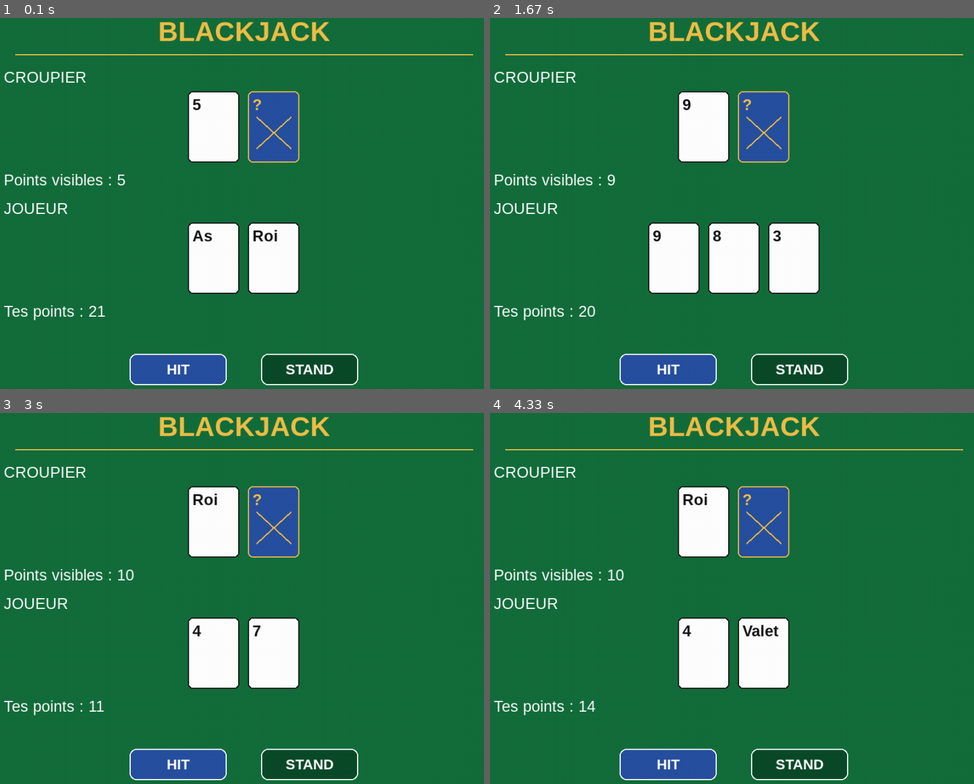
Above: before the commit, frames 1-4 (two rows, left to right).
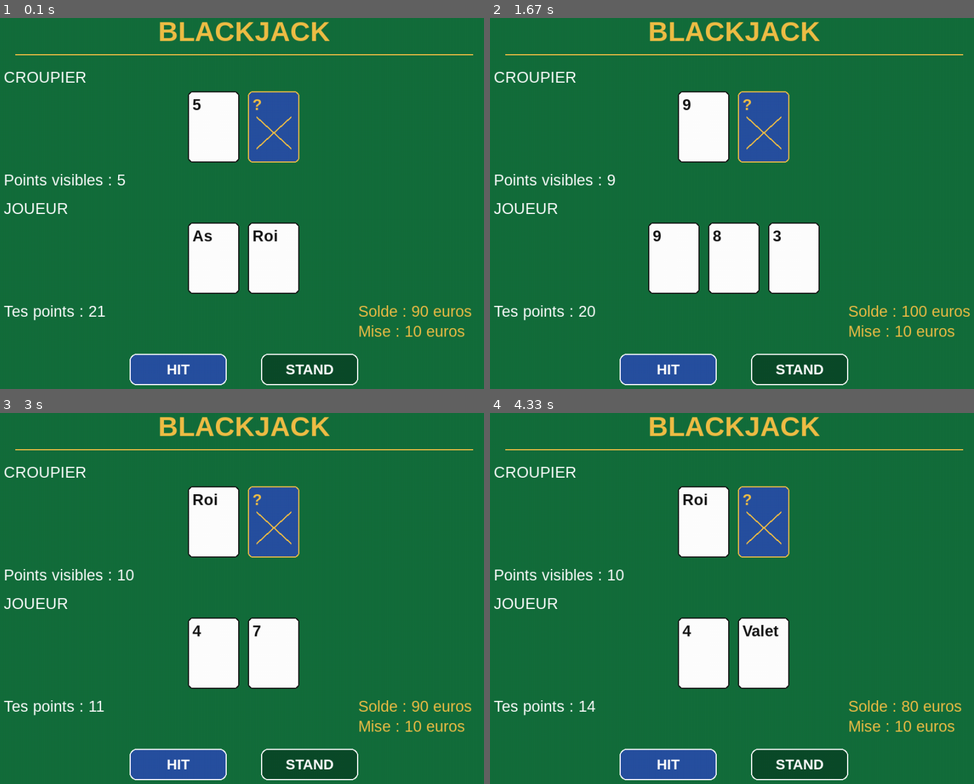
Above: after the commit, the same moments.

Repository: LawBypass/Royal-Casino
Game: pygame game, started from BLACKJACK/blackjackv2.py
Two runs of this game, one before a commit and one after it. Both use one fixed random seed, a clock stepped at 60 frames per second and the inputs below.
Inputs:
- Up to frame 1 (0.1 s): no input
- Up to frame 2 (1.67 s): click "STAND" at 0.38 s; click "REJOUER" at 0.72 s; click "HIT" at 1.05 s
- Up to frame 3 (3 s): click "HIT" at 2.38 s; click "REJOUER" at 2.72 s
- Up to frame 4 (4.33 s): click "STAND" at 3.05 s; click "REJOUER" at 3.88 s

The runs differ from the first frame. In frame 1, 0.6% of the frame differs, in the area x 74-98%, y 77-86%; in frame 2, 0.6%, in the area x 74-100%, y 77-86%; in frame 3, 0.6%; in frame 4, 0.6%.

Commit message:
Refactor blackjack game interface and logic

Diff:
--- a/BLACKJACK/interface_black_jack.py
+++ b/BLACKJACK/blackjackv2.py
@@ -1,36 +1,46 @@
 
-# jeu blackjack
+# jeu blackjack + histoire (si je suis assez motive)
 # J'ai utilise l'IA pour comprendre le fonctionnement du blackjack
-# et pour m'aider a creer l'interface graphique.
+# et pour m'aider a creer l'interface graphique et bcp de choses avec pygame surtout les modules.
 
 import random
 import pygame
 import math
 
+
+#initialise les modules de Pygame necessaires au fonctionnement du jeu.
 pygame.init()
 
-# Creation de la fenetre
+
+
+# Creer la fenetre 1000x700
 LARGEUR = 1000
 HAUTEUR = 700
+#surface jeu par la variable ecran
 ecran = pygame.display.set_mode((LARGEUR, HAUTEUR))
-pygame.display.set_caption("Mon Blackjack")
-
-# Les couleurs
+
+#titre du jeu
+pygame.display.set_caption("Jeu blackjack")
+
+# chaque couleur est definie par 3 nombres, rouge vert bleu.
 VERT = (20, 110, 60)
 VERT_FONCE = (12, 75, 42)
 BLANC = (255, 255, 255)
 NOIR = (20, 20, 20)
 OR = (240, 190, 70)
-GRIS = (190, 190, 190)
+#GRIS = (190, 190, 190) pas besoin de l'utiliser
 BLEU = (40, 80, 160)
 
 # Les polices
+# arial = nom de la police, 48 la taille, bold = gras
 police_titre = pygame.font.SysFont("arial", 48, bold=True)
 police_texte = pygame.font.SysFont("arial", 27)
 police_carte = pygame.font.SysFont("arial", 27, bold=True)
 police_resultat = pygame.font.SysFont("arial", 32, bold=True)
 police_bouton = pygame.font.SysFont("arial", 25, bold=True)
 
+
+# Cree une horloge pour limiter la frequence de la boucle principale
 horloge = pygame.time.Clock()
 
 # Les differentes cartes
@@ -48,7 +58,6 @@
 }
 
 # Fonction pour calculer les points
-# Cette partie est inspiree de mon code precedent.
 # L'As peut valoir 1 ou 11 selon la situation.
 
 def calculer_points(main):
@@ -56,43 +65,51 @@
     nombre_as = 0
 
     for carte in main:
-        if isinstance(carte, int):
-            x += carte
-        elif carte == "As":
-            x += 11
-            nombre_as += 1
+        if isinstance(carte, int):  #isinstance verifie si la carte est un int
+            x += carte              #ajoute a x la valeur de la carte (addition)
+        elif carte == "As":         #si la carte est un as,
+            x += 11                 # on ajoute 11
+            nombre_as += 1          # 0 + 1 = 1 donc le nombre as vaut 1
         else:
-            x += valeurs_cartes[carte]
+            x += valeurs_cartes[carte] # on donne a x une valeur de valeurs_cartes
 
     while x > 21 and nombre_as > 0:
-        x -= 10
-        nombre_as -= 1
-
-    return x
+        x -= 10                         #retire 10 pts pour faire passer un as de 11 a 1
+        nombre_as -= 1                  #diminue nombre_as de 1 -1
+
+    return x                            # donne x
 
 
 # Les boutons de l'interface
+#.rect = rectangle(position horizontale x, position verticale y,largeur,hauteur)
 bouton_hit = pygame.Rect(300, 615, 170, 55)
 bouton_stand = pygame.Rect(530, 615, 170, 55)
 bouton_rejouer = pygame.Rect(390, 615, 220, 55)
 
 
-# Fonction pour dessiner un bouton
+# Fonction pour dessiner un bouton avec le texte, le rect. (position et dimension) + la couleur
 def dessiner_bouton(texte, rectangle, couleur):
+
+    #on dessine le rect. avec pygame.draw. border radius arrondit les coins du rectangle
     pygame.draw.rect(ecran, couleur, rectangle, border_radius=12)
+    # le contour est BLANC et le nb 2 signifie l'epaisseur en pixel.
     pygame.draw.rect(ecran, BLANC, rectangle, 2, border_radius=12)
 
+    #Cette ligne transforme le texte en une surface graphique que Pygame peut afficher.
     surface_texte = police_bouton.render(texte, True, BLANC)
+    #Cette instruction calcule un rectangle correspondant au texte,
+    # puis place son centre au meme endroit que le centre du bouton.
     position = surface_texte.get_rect(center=rectangle.center)
+    # blit permet de dessiner une surface sur une autre. le programme affiche le texte sur la fenetre
     ecran.blit(surface_texte, position)
 
 
 # Fonction pour dessiner une carte
-def dessiner_carte(x, y, valeur, cachee=False):
+def dessiner_carte(x, y, valeur, cachee=False):     #dessiner une carte sur l'ecran avec ses coordonnees, la valeur de la carte et en indiquant si la carte doit etre cachee
     largeur_carte = 90
     hauteur_carte = 125
 
-    rectangle = pygame.Rect(
+    rectangle = pygame.Rect(                    #on dessine le rectangle donc la carte
         x, y, largeur_carte, hauteur_carte
     )
 
@@ -160,12 +177,28 @@
 rejouer = True
 jeu_en_cours = True
 
+# Ajouter le solde et la mise
+solde = 100
+mise = 10
+mise_reglee = False
+
 
 # Demarrer une nouvelle partie
 def nouvelle_partie():
     global paquet_52_cartes
     global main_joueur, main_croupier
     global etat, resultat, perdu
+    global solde, mise_reglee
+
+    # Verifier si le joueur a assez d'argent
+    if solde < mise:
+        etat = "fin"
+        resultat = "Solde insuffisant !"
+        return
+
+    # Retirer la mise au debut de la partie
+    solde -= mise
+    mise_reglee = False
 
     perdu = False
     resultat = ""
@@ -193,8 +226,25 @@
     # Verifier si le joueur a depasse 21
     if calculer_points(main_joueur) > 21:
         perdu = True
-        etat = "fin"
-        resultat = "Tu as depasse 21 !"
+        determiner_resultat()
+
+
+# Regler la mise a la fin de la partie
+def regler_mise():
+    global solde, mise_reglee
+
+    if mise_reglee:
+        return
+
+    if resultat == "Egalite !":
+        solde += mise
+    elif resultat in [
+        "Bravo, tu as gagne !",
+        "Le croupier depasse 21 : tu gagnes !"
+    ]:
+        solde += mise * 2
+
+    mise_reglee = True
 
 
 # Determiner le gagnant
@@ -217,6 +267,9 @@
 
     etat = "fin"
 
+    # Ajouter les gains ou rendre la mise
+    regler_mise()
+
 
 # Tour du croupier
 def tour_croupier():
@@ -269,8 +322,7 @@
 
                             if points > 21:
                                 perdu = True
-                                resultat = "Tu as depasse 21 !"
-                                etat = "fin"
+                                determiner_resultat()
 
                     elif bouton_stand.collidepoint(position_souris):
                         tour_croupier()
@@ -339,6 +391,17 @@
     )
     ecran.blit(surface_points_joueur, (80, 525))
 
+    # Afficher le solde et la mise
+    texte_solde = police_texte.render(
+        "Solde : " + str(solde) + " euros", True, OR
+    )
+    ecran.blit(texte_solde, (700, 525))
+
+    texte_mise = police_texte.render(
+        "Mise : " + str(mise) + " euros", True, OR
+    )
+    ecran.blit(texte_mise, (700, 560))
+
     # Afficher les boutons selon l'etat du jeu
     if etat == "joueur":
         dessiner_bouton("HIT", bouton_hit, BLEU)
